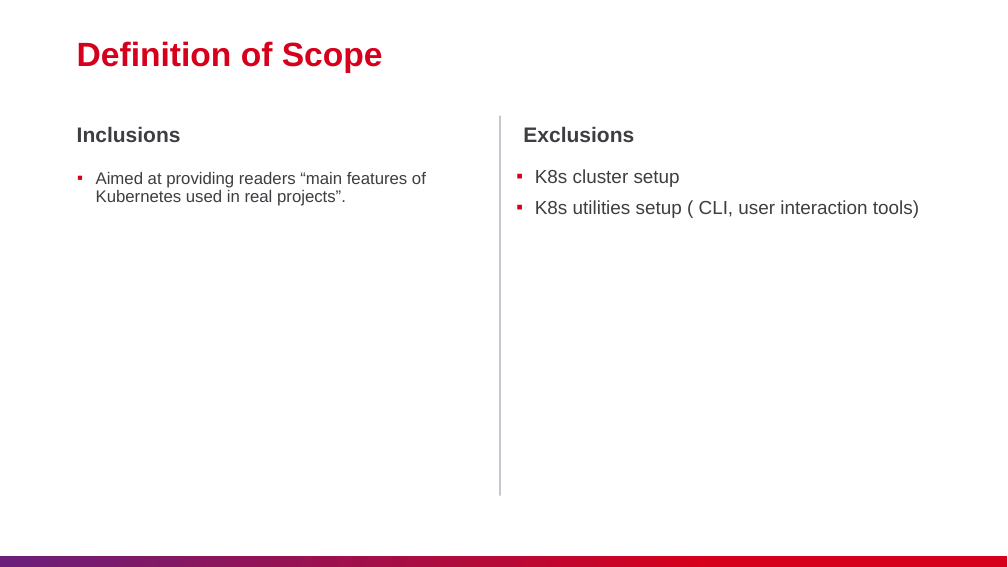
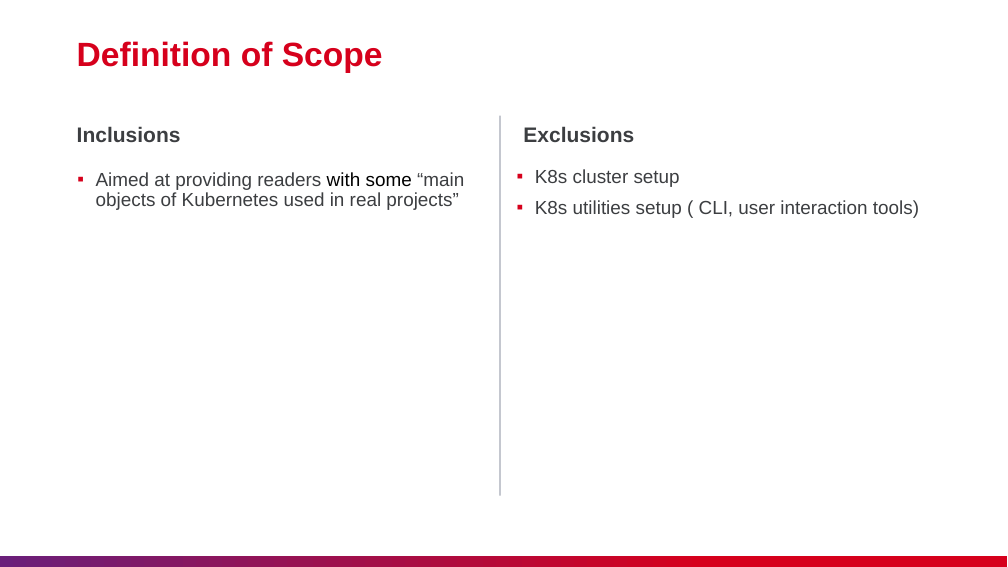
Before and after one commit to nashtech-garage/kubernetes, a slide deck: slide 2 of documents/K8s_Knowledge_Sharing.pptx. Drawn at 1008x567 pixels with LibreOffice and Linux fonts; fonts in the diff are those of the drawing. Boxes give left, top, right and bottom in pixels: in the first picture for what was removed or moved away, otherwise in the second. Text is boxed around its words. In the diff, an @@ line names an element or a change of style, - is before the commit and + after.

```diff
--- a/documents/K8s_Knowledge_Sharing.pptx
+++ b/documents/K8s_Knowledge_Sharing.pptx
@@ text at bbox=[96, 172, 464, 210]: text changed; size 16 to 18 pt @@
-▪ Aimed at providing readers “main features of Kubernetes used in real projects”.
+▪ Aimed at providing readers with some “main objects of Kubernetes used in real projects”
```
Also in this commit, not shown: 14 other slides changed, 1 slide added, 1 slide removed, 1 other file.
